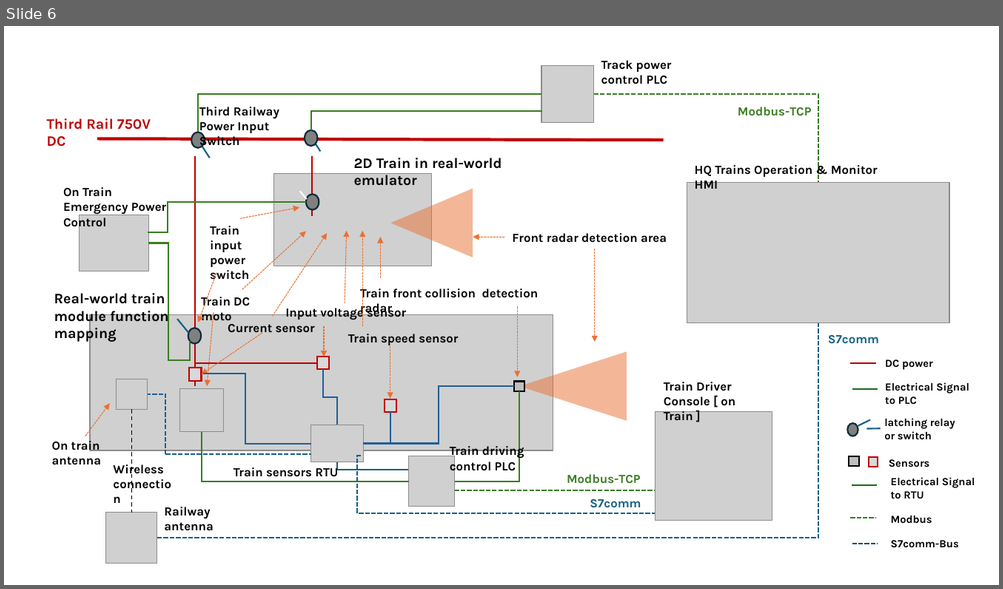
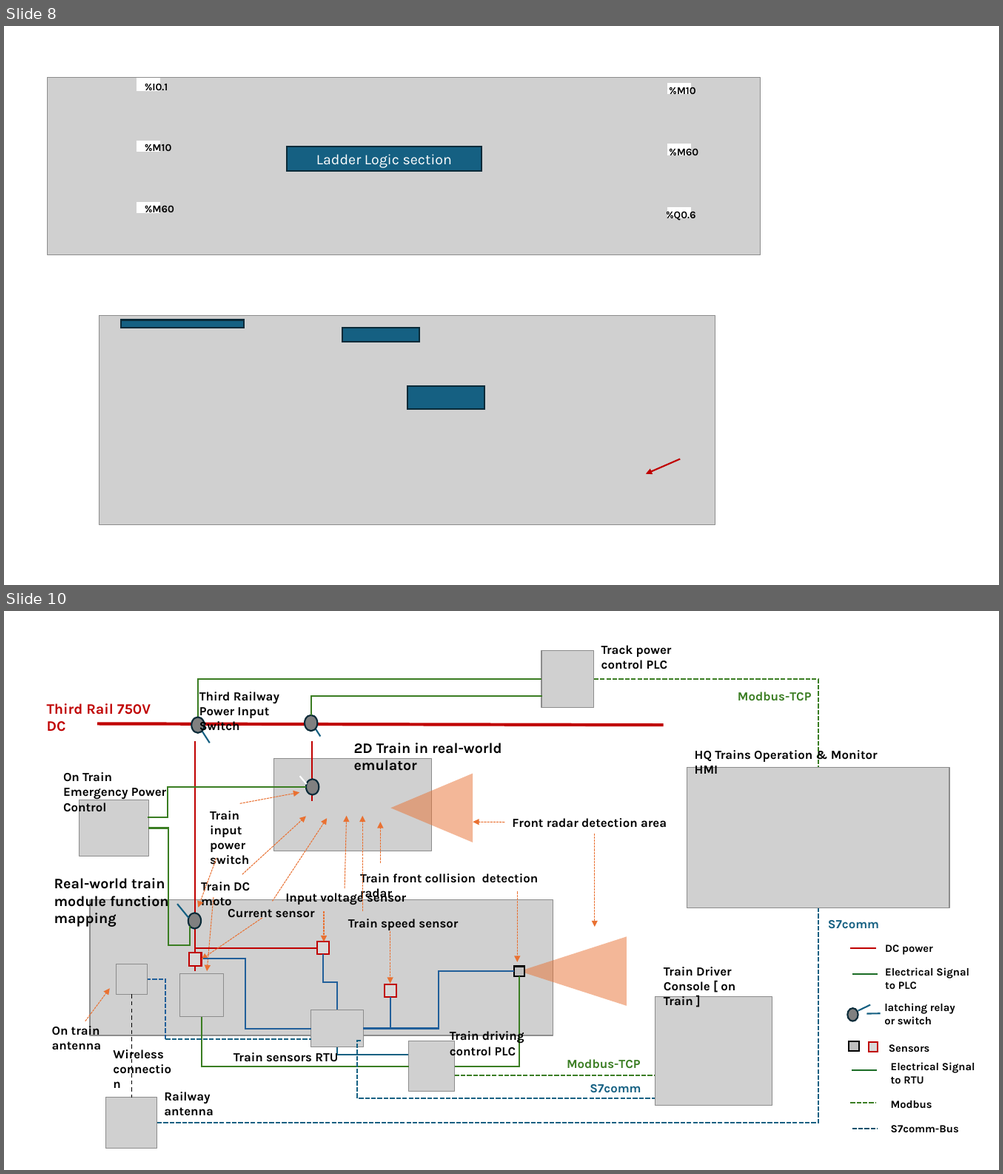
Before and after one commit to LiuYuancheng/PLC_and_RTU_Simulator, a slide deck: doc/designDoc.pptx. Shown one above the other, each under a label of ours: slide 6 before the commit, slides 8 and 10 after it; the slides between them are not shown. The pictures are 1003x589 and 1003x1174 pixels, drawn with LibreOffice and Linux fonts; fonts in the diff are those of the drawing; grey boxes stand for pictures; background and template pictures are left out. Boxes give left, top, right and bottom in pixels: in the first picture for what was removed or moved away, otherwise in the second. Text is boxed around its words. In the diff, an @@ line names an element or a change of style, - is before the commit and + after.

```diff
--- a/doc/designDoc.pptx
+++ b/doc/designDoc.pptx
@@ slide 8 added at [4, 26, 999, 585], background #FFFFFF @@
@@ picture added at [47, 78, 760, 255] @@
@@ rectangle added at [137, 79, 160, 90], fill #FFFFFF, outline #FFFFFF 1.5 pt @@
@@ text added at [145, 81, 168, 91], 10 pt, text #000000, bold @@
+%I0.1
@@ rectangle added at [668, 84, 691, 93], fill #FFFFFF, outline #FFFFFF 1.5 pt @@
@@ text added at [669, 84, 696, 94], 10 pt, text #000000, bold @@
+%M10
@@ rectangle added at [137, 141, 160, 150], fill #FFFFFF, outline #FFFFFF 1.5 pt @@
@@ text added at [145, 141, 172, 152], 10 pt, text #000000, bold @@
+%M10
@@ rectangle added at [287, 147, 481, 172], fill #156082, outline #092A39 1.5 pt, 14 pt, text #FFFFFF @@
+Ladder Logic section
@@ rectangle added at [668, 144, 691, 154], fill #FFFFFF, outline #FFFFFF 1.5 pt @@
@@ text added at [669, 146, 698, 156], 10 pt, text #000000, bold @@
+%M60
@@ rectangle added at [137, 203, 160, 212], fill #FFFFFF, outline #FFFFFF 1.5 pt @@
@@ text added at [145, 203, 174, 213], 10 pt, text #000000, bold @@
+%M60
@@ text added at [666, 209, 696, 221], 10 pt, text #000000, bold @@
+%Q0.6
@@ rectangle added at [668, 208, 691, 218], fill #FFFFFF, outline #FFFFFF 1.5 pt @@
@@ picture added at [99, 315, 715, 526] @@
@@ rectangle added at [121, 320, 244, 328], fill #156082, outline #092A39 1.5 pt @@
@@ rectangle added at [343, 328, 420, 342], fill #156082, outline #092A39 1.5 pt @@
@@ rectangle added at [407, 386, 484, 409], fill #156082, outline #092A39 1.5 pt @@
@@ arrow added from (680, 460) to (646, 474), #C00000 1.5 pt @@
@@ what was slide 6 is now slide 10 @@
```
Also in this commit, not shown: 3 other slides added, 2 other files.
